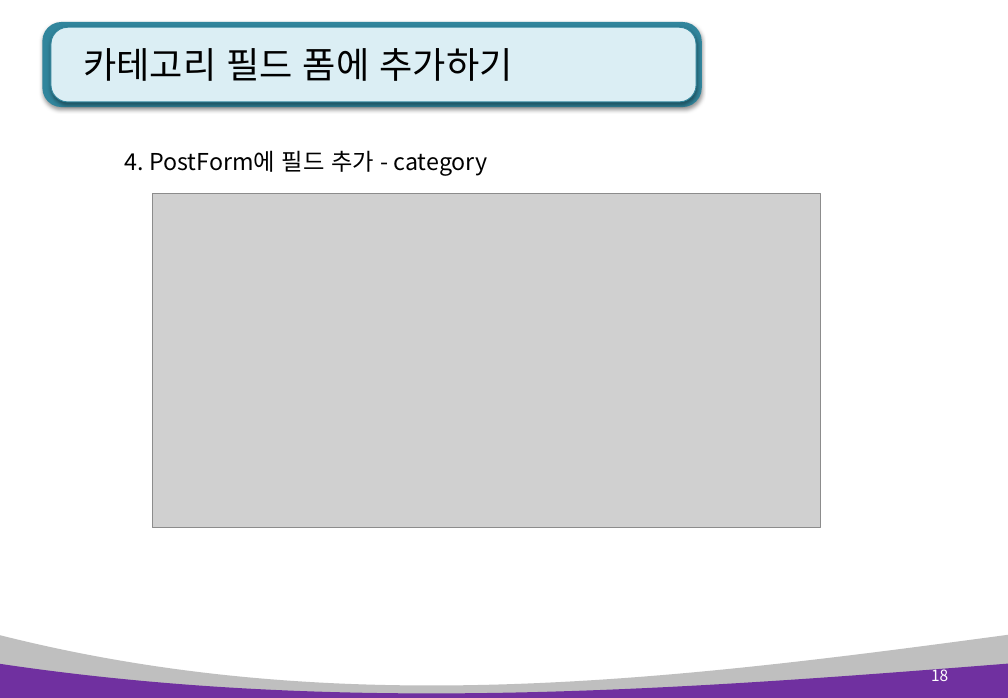
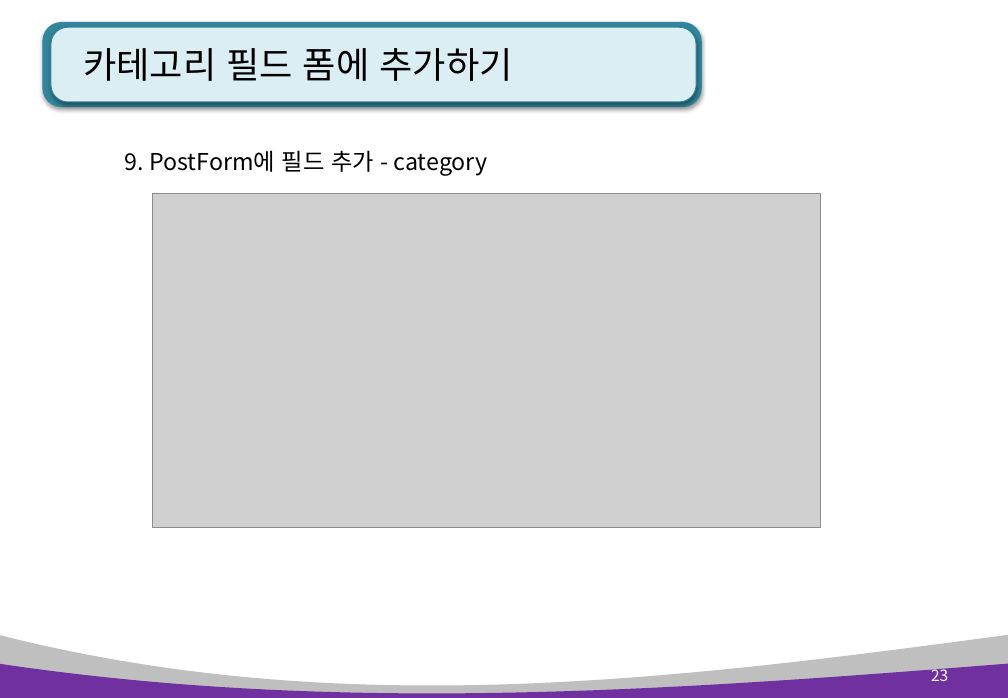
Before and after one commit to kiyongee2/green_project_web, a slide deck: slide 23 of django_ppt/blog_ppt/3장. blog 글수정, 삭제 및 카테고리.pptx (slide 18 before the commit). Drawn at 1008x698 pixels with LibreOffice and Linux fonts; fonts in the diff are those of the drawing; grey boxes stand for pictures. Boxes give left, top, right and bottom in pixels: in the first picture for what was removed or moved away, otherwise in the second. Text is boxed around its words. In the diff, an @@ line names an element or a change of style, - is before the commit and + after.

Commit message:
category ppt

```diff
--- a/django_ppt/blog_ppt/3장. blog 글수정, 삭제 및 카테고리.pptx
+++ b/django_ppt/blog_ppt/3장. blog 글수정, 삭제 및 카테고리.pptx
@@ text at box(125, 150, 488, 176): text changed @@
-4. PostForm에 필드 추가 - category
+9. PostForm에 필드 추가 - category
@@ page number at box(931, 666, 948, 681): text changed @@
-18
+23
```
Also in this commit, not shown: 15 other slides changed, 2 other files.
